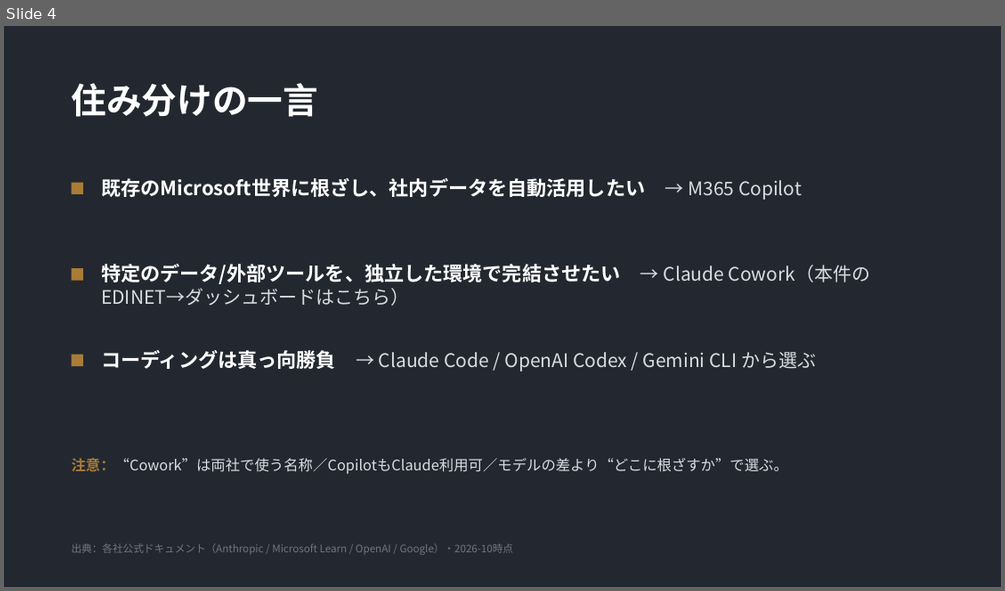
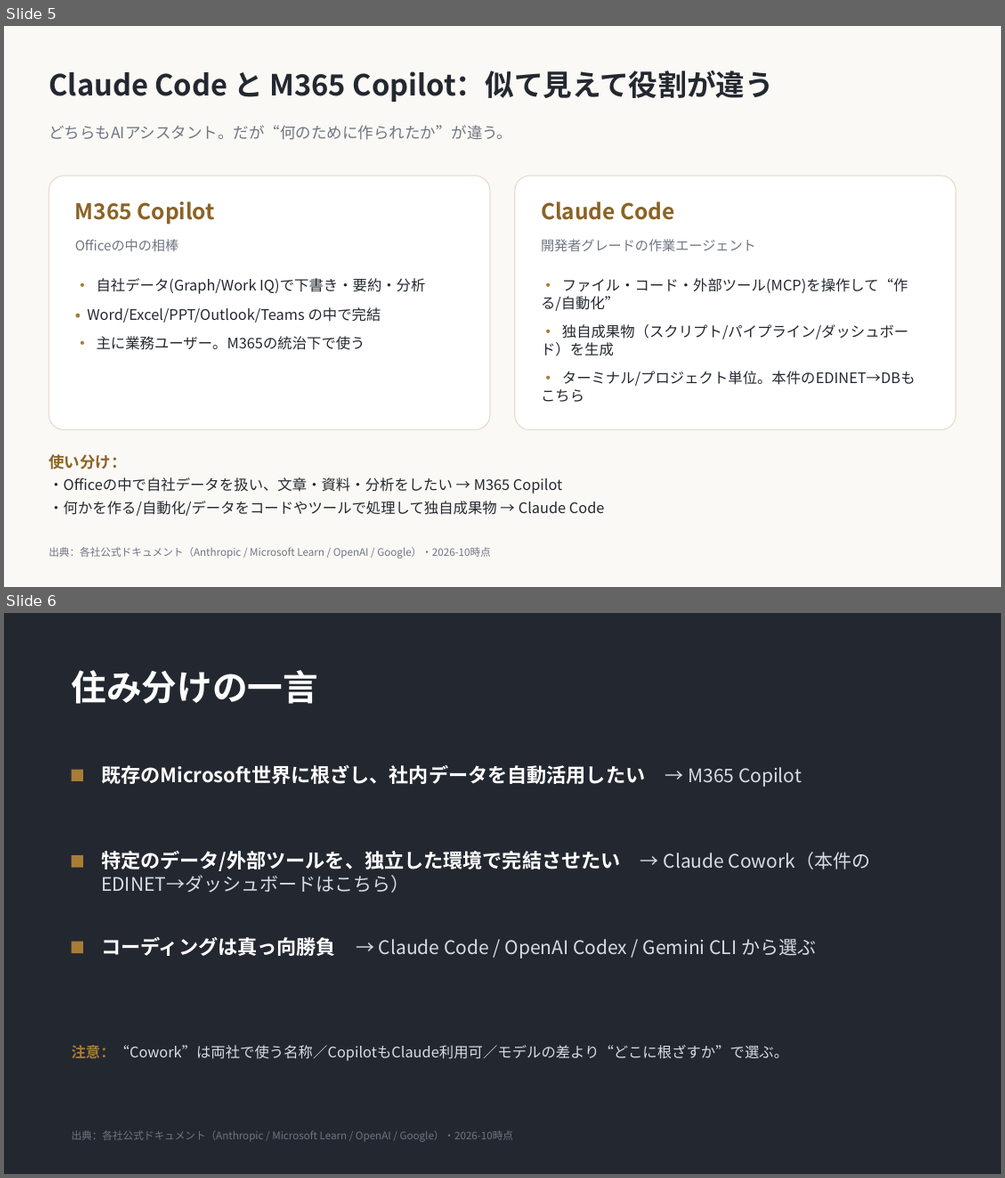
Before and after one commit to ctc-itkr/claude-hands-on, a slide deck: docs/03_参考資料/Copilot_Cowork_競合比較.pptx. Shown one above the other, each under a label of ours: slide 4 before the commit, slides 5 and 6 after it. The pictures are 1005x591 and 1005x1178 pixels, drawn with LibreOffice and Linux fonts; fonts in the diff are those of the drawing. Boxes give left, top, right and bottom in pixels: in the first picture for what was removed or moved away, otherwise in the second. Text is boxed around its words. In the diff, an @@ line names an element or a change of style, - is before the commit and + after.

```diff
--- a/docs/03_参考資料/Copilot_Cowork_競合比較.pptx
+++ b/docs/03_参考資料/Copilot_Cowork_競合比較.pptx
@@ slide 5 added at [4, 26, 1001, 587], background #FFFFFF @@
@@ rectangle added at [4, 26, 1001, 587], fill #FBF9F5 @@
@@ text added at [48, 70, 775, 102], 28 pt, text #232830, bold @@
+Claude Code と M365 Copilot：似て見えて役割が違う
@@ text added at [48, 125, 512, 140], 15 pt, text #6F7683 @@
+どちらもAIアシスタント。だが“何のために作られたか”が違う。
@@ rounded rectangle added at [48, 176, 490, 430], fill #FFFFFF, outline #E7DECE 1 pt @@
@@ rounded rectangle added at [515, 176, 956, 430], fill #FFFFFF, outline #E7DECE 1 pt @@
@@ text added at [75, 201, 215, 224], 21 pt, text #8A6326, bold @@
+M365 Copilot
@@ text added at [541, 201, 675, 220], 21 pt, text #8A6326, bold @@
+Claude Code
@@ text added at [75, 239, 178, 251], 13 pt, text #6F7683 @@
+Officeの中の相棒
@@ text added at [541, 239, 756, 251], 13 pt, text #6F7683 @@
+開発者グレードの作業エージェント
@@ text added at [87, 278, 425, 350], 14 pt, text #232830 @@
+• 自社データ(Graph/Work IQ)で下書き・要約・分析
+• Word/Excel/PPT/Outlook/Teams の中で完結
+• 主に業務ユーザー。M365の統治下で使う
@@ text added at [541, 278, 915, 386], 14 pt, text #232830 @@
+• ファイル・コード・外部ツール(MCP)を操作して“作る/自動化”
+• 独自成果物（スクリプト/パイプライン/ダッシュボード）を生成
+• ターミナル/プロジェクト単位。本件のEDINET→DBもこちら
@@ text added at [48, 454, 605, 516], 14 pt, text #232830 @@
+使い分け：
+・Officeの中で自社データを扱い、文章・資料・分析をしたい → M365 Copilot
+・何かを作る/自動化/データをコードやツールで処理して独自成果物 → Claude Code
@@ text added at [48, 547, 491, 558], 10 pt, text #6F7683 @@
+出典：各社公式ドキュメント（Anthropic / Microsoft Learn / OpenAI / Google）・2026-10時点
@@ what was slide 4 is now slide 6 @@
```
Also in this commit, not shown: 1 other slide added.
